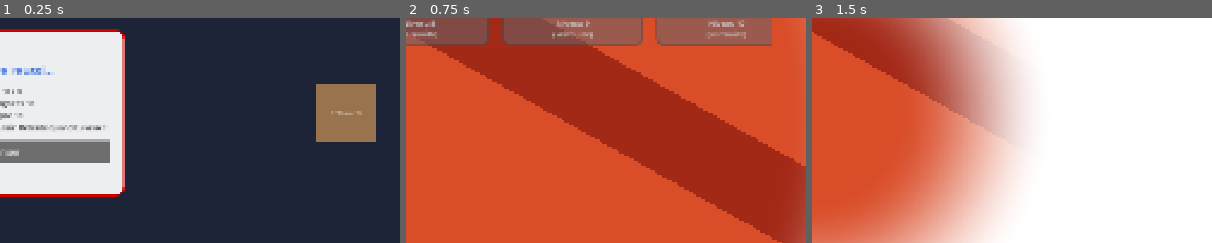
Above: before the commit, frames 1-3 (left to right).
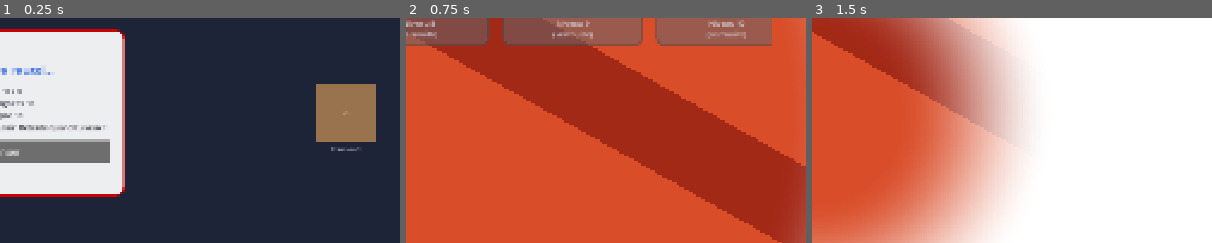
Above: after the commit, the same moments.

Repository: mikepoulin125-byte/jeu-educatif-godot
Game: Godot game, scene res://scenes/EcranTableau.tscn
Two runs of this game, one before a commit and one after it. Both use one fixed random seed, a clock stepped at 60 frames per second and the inputs below. This scene is started directly instead of the project's main scene.
Inputs:
- Up to frame 1 (0.25 s): no input
- Up to frame 2 (0.75 s): click "Continuer" at 0.5 s
- Up to frame 3 (1.5 s): click "Retour au hub" at 1.25 s
The pictures show only the part of the screen within x 50-100%, y 29-79%; the shares and areas given below are measured in that part.

The runs differ from the first frame. In frame 1, 0.1% of the frame differs, in the area x 82-91%, y 41-60%; in frame 2, nothing differs; in frame 3, nothing differs.

Commit message:
Phase 7 (Logique de rencontre/capture) : tirage aleatoire, vue/capture reelles
RencontreUtil.tirer_creature_sauvage() : tire une creature non-evoluee
parmi celles jamais vues, sans repetition tant que toutes n'y sont pas
passees (retire parmi l'ensemble complet une fois toutes vues,
decision documentee). SaveManager memorise quelle creature est
associee a quel tableau (get/definir_creature_rencontre) : le tirage
n'a lieu qu'une fois par tableau, les revisites (echec puis nouvel
essai) retrouvent toujours la meme creature, comme l'exige la spec.

EcranTableau affiche desormais la vraie creature sauvage tiree (sprite
stade 1 + nom) a la place du placeholder "? (Phase 7)", et la capture
pour de vrai (SaveManager.capturer_creature()) a la reussite du
tableau (>=7/10) - vue dans tous les cas via marquer_vue(), capturee
seulement si reussi. L'ecran de resultats mentionne la nouvelle
capture quand elle a lieu.

Trouve et corrige un 2e bug de la meme famille que celui de
capturer_creature() (Phase 6 bis) : marquer_vue() non plus ne
sauvegardait jamais - meme cause (aucune de ces deux methodes n'avait
jamais ete exercee en dehors de new_game() avant d'etre utilisee pour
de vrai ici). Lecon ajoutee a CLAUDE.md : verifier systematiquement
l'appel a save_game() dans toute nouvelle methode mutative de
SaveManager.

Verifie via godot --headless --import (0 erreur), boot headless reel
(0 erreur), toute la suite de smoke tests (12 fichiers) sans
regression plus un nouveau smoke_test_phase7.gd (qui couvre notamment
le bug de marquer_vue() via une verification de persistance). Et une
verification visuelle reelle complete : sauvegarde fraiche, navigation
reelle jusqu'a un tableau confirmant l'apparition d'une creature
sauvage a la place du placeholder, 10 clics reels sur les bonnes
reponses confirmant le message de capture dans l'ecran de resultats,
puis navigation reelle jusqu'au Roster confirmant que la creature
capturee y apparait bien pour de vrai.

Toutes les phases du decoupage d'origine (1 a 7) sont maintenant
terminees ; seule la Phase 8 (polish) reste.

Co-Authored-By: Claude Sonnet 5 <noreply@anthropic.com>

Diff:
--- a/scenes/EcranTableau.tscn
+++ b/scenes/EcranTableau.tscn
@@ -180,6 +180,18 @@
 grow_horizontal = 0
 grow_vertical = 2
 
+[node name="TextureSauvage" type="TextureRect" parent="ZoneSauvage"]
+unique_name_in_owner = true
+visible = false
+layout_mode = 1
+anchors_preset = 15
+anchor_right = 1.0
+anchor_bottom = 1.0
+grow_horizontal = 2
+grow_vertical = 2
+expand_mode = 5
+stretch_mode = 5
+
 [node name="PlaceholderSauvage" type="ColorRect" parent="ZoneSauvage"]
 unique_name_in_owner = true
 layout_mode = 1
@@ -191,6 +203,7 @@
 color = Color(0.6, 0.45, 0.3, 1)
 
 [node name="LabelSauvage" type="Label" parent="ZoneSauvage"]
+unique_name_in_owner = true
 layout_mode = 1
 anchors_preset = 15
 anchor_right = 1.0
@@ -201,7 +214,27 @@
 theme_override_font_sizes/font_size = 14
 horizontal_alignment = 1
 vertical_alignment = 1
-text = "? (Phase 7)"
+text = "?"
+
+[node name="LabelNomSauvage" type="Label" parent="."]
+unique_name_in_owner = true
+layout_mode = 1
+anchors_preset = 6
+anchor_left = 1.0
+anchor_top = 0.5
+anchor_right = 1.0
+anchor_bottom = 0.5
+offset_left = -220.0
+offset_top = 76.0
+offset_right = -40.0
+offset_bottom = 100.0
+grow_horizontal = 0
+grow_vertical = 2
+theme_override_colors/font_color = Color(1, 1, 1, 0.9)
+theme_override_font_sizes/font_size = 14
+horizontal_alignment = 1
+autowrap_mode = 3
+text = ""
 
 [node name="ZoneReponse" type="Control" parent="."]
 unique_name_in_owner = true
--- a/scripts/autoload/save_manager.gd
+++ b/scripts/autoload/save_manager.gd
@@ -74,9 +74,26 @@
 	if not vues.has(creature_id):
 		vues.append(creature_id)
 		data["creatures_vues"] = vues
+		save_game()
 
 func get_creatures_vues() -> Array:
 	return data.get("creatures_vues", [])
+
+## --- Rencontres : quelle creature sauvage est associee a chaque tableau ---
+## Le tirage au hasard (section 9.1 de la spec) n'a lieu qu'UNE fois par
+## tableau (matiere+niveau) : une fois tiree, la creature reste associee
+## a ce tableau pour toujours (y compris apres un echec/reessai), pour
+## respecter "le tableau est scripte, la meme creature apparait" — voir
+## docs/phases/phase_07_rencontre_capture.md.
+
+func get_creature_rencontre(tableau_id: String) -> String:
+	return String(data.get("rencontres", {}).get(tableau_id, ""))
+
+func definir_creature_rencontre(tableau_id: String, creature_id: String) -> void:
+	var rencontres: Dictionary = data.get("rencontres", {})
+	rencontres[tableau_id] = creature_id
+	data["rencontres"] = rencontres
+	save_game()
 
 func capturer_creature(creature_id: String) -> void:
 	var capturees: Dictionary = data.get("creatures_capturees", {})
--- a/scripts/ecran_tableau.gd
+++ b/scripts/ecran_tableau.gd
@@ -18,6 +18,14 @@
 ## que le joueur n'en choisit pas une autre. Repli si aucun choix
 ## explicite n'a encore ete fait : le starter, sinon la premiere
 ## creature capturee (voir SaveManager.get_creature_principale_id()).
+##
+## Cote sauvage (section 9.1 de la spec, Phase 7) : une creature
+## non-evoluee est tiree au hasard parmi celles jamais encore vues
+## (RencontreUtil.tirer_creature_sauvage()), UNE SEULE FOIS par tableau
+## (SaveManager.get/definir_creature_rencontre() memorise l'association
+## matiere+niveau -> creature, pour qu'un tableau rejoue toujours la
+## meme creature). Vue des l'entree dans le tableau (reussi ou non) ;
+## capturee seulement si le tableau est reussi (>=7/10).
 
 const NB_NIVEAUX := 10
 const SEUIL_REUSSITE := 7
@@ -44,7 +52,10 @@
 @onready var texture_joueur: TextureRect = %TextureJoueur
 @onready var placeholder_joueur: ColorRect = %PlaceholderJoueur
 @onready var label_nom_joueur: Label = %LabelNomJoueur
+@onready var texture_sauvage: TextureRect = %TextureSauvage
 @onready var placeholder_sauvage: ColorRect = %PlaceholderSauvage
+@onready var label_sauvage: Label = %LabelSauvage
+@onready var label_nom_sauvage: Label = %LabelNomSauvage
 @onready var timer_avance: Timer = %TimerAvance
 
 @onready var panneau_resultats: PanelContainer = %PanneauResultats
@@ -61,6 +72,7 @@
 var _berries_gagnees: int = 0
 var _xp_gagne: int = 0
 var _widget_courant: Control = null
+var _creature_sauvage_id: String = ""
 
 func _ready() -> void:
 	bouton_quitter.pressed.connect(func(): get_tree().change_scene_to_file("res://scenes/SelectionNiveau.tscn"))
@@ -81,6 +93,7 @@
 
 	_actualiser_label_xp()
 	_afficher_creature_joueur()
+	_preparer_rencontre()
 	_instancier_widget()
 	_afficher_question(0)
 
@@ -109,6 +122,45 @@
 		label_nom_joueur.text = surnom
 	else:
 		label_nom_joueur.text = String(names.get("stage%d" % stage, creature_id))
+
+## Tire (ou retrouve) la creature sauvage de CE tableau precis, l'affiche
+## et la marque comme vue. Voir le commentaire d'entete pour le detail.
+func _preparer_rencontre() -> void:
+	var tableau_id := "%s_%s" % [_matiere_id, _niveau_id]
+	_creature_sauvage_id = SaveManager.get_creature_rencontre(tableau_id)
+	if _creature_sauvage_id.is_empty():
+		_creature_sauvage_id = RencontreUtil.tirer_creature_sauvage(
+			DataManager.get_creatures_non_evoluees(),
+			SaveManager.get_creatures_vues()
+		)
+		if not _creature_sauvage_id.is_empty():
+			SaveManager.definir_creature_rencontre(tableau_id, _creature_sauvage_id)
+
+	if _creature_sauvage_id.is_empty():
+		return
+	SaveManager.marquer_vue(_creature_sauvage_id)
+	_afficher_creature_sauvage()
+
+func _afficher_creature_sauvage() -> void:
+	if not DataManager.creatures.has(_creature_sauvage_id):
+		return
+	var creature_data: Dictionary = DataManager.creatures[_creature_sauvage_id]
+	var forms: Dictionary = creature_data.get("forms", {})
+	var names: Dictionary = creature_data.get("names", {})
+	# Une creature sauvage rencontree en tableau est toujours non-evoluee (stage1).
+	var sprite_id: String = String(forms.get("stage1", ""))
+
+	var texture := SpriteUtil.charger_texture(sprite_id)
+	if texture != null:
+		texture_sauvage.texture = texture
+		texture_sauvage.visible = true
+		placeholder_sauvage.visible = false
+	else:
+		texture_sauvage.visible = false
+		placeholder_sauvage.visible = true
+		label_sauvage.text = sprite_id if not sprite_id.is_empty() else "?"
+
+	label_nom_sauvage.text = String(names.get("stage1", _creature_sauvage_id))
 
 func _instancier_widget() -> void:
 	var scenes := {
@@ -170,10 +222,15 @@
 			var niveau_suivant_id := "niveau_%02d" % (numero_actuel + 1)
 			SaveManager.set_progression_niveau(_matiere_id, niveau_suivant_id, false, 0, true)
 
+	var creature_capturee: bool = false
+	if reussi and not _creature_sauvage_id.is_empty():
+		creature_capturee = not SaveManager.get_creatures_capturees().has(_creature_sauvage_id)
+		SaveManager.capturer_creature(_creature_sauvage_id)
+
 	_actualiser_label_xp()
-	_afficher_resultats(reussi, bonus)
-
-func _afficher_resultats(reussi: bool, bonus: int) -> void:
+	_afficher_resultats(reussi, bonus, creature_capturee)
+
+func _afficher_resultats(reussi: bool, bonus: int, creature_capturee: bool) -> void:
 	zone_reponse.visible = false
 	panneau_resultats.visible = true
 
@@ -186,6 +243,9 @@
 		texte_xp += " (dont %d de bonus)" % bonus
 	lignes.append(texte_xp)
 	if reussi:
+		if creature_capturee:
+			var nom_sauvage: String = label_nom_sauvage.text if not label_nom_sauvage.text.is_empty() else "La creature"
+			lignes.append("%s a rejoint ton roster !" % nom_sauvage)
 		lignes.append("Le niveau suivant est debloque !")
 	else:
 		lignes.append("Il faut au moins %d/10 pour reussir. Retente quand tu veux !" % SEUIL_REUSSITE)
--- /dev/null
+++ b/scripts/tests/smoke_test_phase7.gd
@@ -0,0 +1,87 @@
+extends SceneTree
+## Test de fumee headless pour la Phase 7 (rencontre/capture). Pas
+## execute en jeu normal. Lance avec :
+## godot --headless --script res://scripts/tests/smoke_test_phase7.gd
+##
+## N'utilise jamais assert() (bloque indefiniment sans debugger attache).
+
+func _verifier(condition: bool, message: String) -> bool:
+	if not condition:
+		print("ECHEC: " + message)
+		quit(1)
+	return condition
+
+func _initialize() -> void:
+	print("=== Smoke test Phase 7 (rencontre/capture) ===")
+
+	# 1. RencontreUtil : fonction pure, testable sans autoload.
+	if not _verifier(RencontreUtil.tirer_creature_sauvage([], ["creature_01"]) == "", "toutes_ids vide devrait retourner ''"):
+		return
+	var tirage_unique := RencontreUtil.tirer_creature_sauvage(["creature_01", "creature_02", "creature_03"], ["creature_01", "creature_02"])
+	if not _verifier(tirage_unique == "creature_03", "un seul candidat restant ('creature_03') devrait etre tire, obtenu '%s'" % tirage_unique):
+		return
+	var tirage_reset := RencontreUtil.tirer_creature_sauvage(["creature_01", "creature_02", "creature_03"], ["creature_01", "creature_02", "creature_03"])
+	if not _verifier(["creature_01", "creature_02", "creature_03"].has(tirage_reset), "toutes vues -> devrait retirer parmi l'ensemble complet, obtenu '%s'" % tirage_reset):
+		return
+	print("OK: RencontreUtil.tirer_creature_sauvage() (aucun candidat, un seul, reset si toutes vues)")
+
+	# 2. SaveManager : marquer_vue() persiste desormais (bug trouve en Phase 6/7).
+	var SaveManager = preload("res://scripts/autoload/save_manager.gd").new()
+	SaveManager.delete_save()
+	SaveManager.new_game("creature_01")
+	SaveManager.marquer_vue("creature_02")
+	SaveManager.data = {}
+	if not _verifier(SaveManager.load_game(), "echec du rechargement apres marquer_vue()"):
+		return
+	if not _verifier(SaveManager.get_creatures_vues().has("creature_02"), "marquer_vue() devrait persister sur disque"):
+		return
+	print("OK: marquer_vue() sauvegarde bien sur disque")
+
+	# 3. Rencontres : une creature assignee a un tableau y reste associee
+	# (rejoue toujours la meme, meme apres un echec/nouvel essai).
+	var tableau_id := "pair_impair_niveau_01"
+	if not _verifier(SaveManager.get_creature_rencontre(tableau_id) == "", "aucune rencontre ne devrait exister avant le premier tirage"):
+		return
+	SaveManager.definir_creature_rencontre(tableau_id, "creature_03")
+	if not _verifier(SaveManager.get_creature_rencontre(tableau_id) == "creature_03", "la rencontre devrait etre memorisee"):
+		return
+	SaveManager.data = {}
+	if not _verifier(SaveManager.load_game(), "echec du rechargement apres definir_creature_rencontre()"):
+		return
+	if not _verifier(SaveManager.get_creature_rencontre(tableau_id) == "creature_03", "la rencontre devrait persister apres reload"):
+		return
+	print("OK: la creature assignee a un tableau persiste (meme creature a chaque revisite)")
+
+	# 4. Capture reelle : succes -> creature_capturee vrai la 1ere fois,
+	# faux la 2e fois (deja dans le roster).
+	var deja_capturee_avant: bool = SaveManager.get_creatures_capturees().has("creature_03")
+	if not _verifier(not deja_capturee_avant, "creature_03 ne devrait pas encore etre capturee"):
+		return
+	SaveManager.capturer_creature("creature_03")
+	if not _verifier(SaveManager.get_creatures_capturees().has("creature_03"), "creature_03 devrait etre capturee"):
+		return
+	SaveManager.data = {}
+	if not _verifier(SaveManager.load_game(), "echec du rechargement apres capturer_creature()"):
+		return
+	if not _verifier(SaveManager.get_creatures_capturees().has("creature_03"), "la capture devrait persister apres reload"):
+		return
+	print("OK: la capture persiste, et le statut 'deja capturee' est detectable avant l'appel")
+
+	SaveManager.delete_save()
+
+	# 5. Structure de EcranTableau.tscn : les noeuds cote "creature sauvage"
+	# sont bien presents (script racine non compile sous --script, meme
+	# limite documentee depuis la Phase 2).
+	var EcranTableauScene := preload("res://scenes/EcranTableau.tscn")
+	var ecran = EcranTableauScene.instantiate()
+	root.add_child(ecran)
+	for chemin in ["%TextureSauvage", "%PlaceholderSauvage", "%LabelSauvage", "%LabelNomSauvage"]:
+		if not _verifier(ecran.get_node_or_null(chemin) != null, "noeud manquant dans EcranTableau.tscn: " + chemin):
+			return
+	root.remove_child(ecran)
+	ecran.free()
+	print("OK: structure de EcranTableau.tscn completee pour la rencontre")
+
+	SaveManager.free()
+	print("=== Smoke test Phase 7 : SUCCES ===")
+	quit(0)
--- /dev/null
+++ b/scripts/util/rencontre_util.gd
@@ -0,0 +1,25 @@
+class_name RencontreUtil
+extends RefCounted
+## Tirage au hasard de la creature sauvage d'un tableau (section 9.1 de
+## la spec) : parmi les creatures non-evoluees jamais encore vues, sans
+## repetition tant que toutes n'y sont pas passees. Fonction pure
+## (prend les listes en parametres plutot que de lire SaveManager/
+## DataManager directement) pour rester testable sans autoload.
+
+## "toutes_ids" = DataManager.get_creatures_non_evoluees(),
+## "deja_vues" = SaveManager.get_creatures_vues(). Si toutes les
+## creatures ont deja ete vues, retire parmi l'ensemble complet (la
+## spec ne precise pas explicitement ce cas, mais garantit qu'un tirage
+## reste toujours possible plutot que de bloquer une fois le roster
+## complet). Retourne "" si "toutes_ids" est vide (aucune creature
+## definie dans creatures.json).
+static func tirer_creature_sauvage(toutes_ids: Array, deja_vues: Array) -> String:
+	if toutes_ids.is_empty():
+		return ""
+	var candidates: Array = []
+	for id in toutes_ids:
+		if not deja_vues.has(id):
+			candidates.append(id)
+	if candidates.is_empty():
+		candidates = toutes_ids.duplicate()
+	return String(candidates[randi() % candidates.size()])
Not shown, added: scripts/tests/smoke_test_phase7.gd.uid
Not shown, added: scripts/util/rencontre_util.gd.uid
Not shown, changed: CLAUDE.md
Not shown, added: docs/phases/phase_07_rencontre_capture.md
